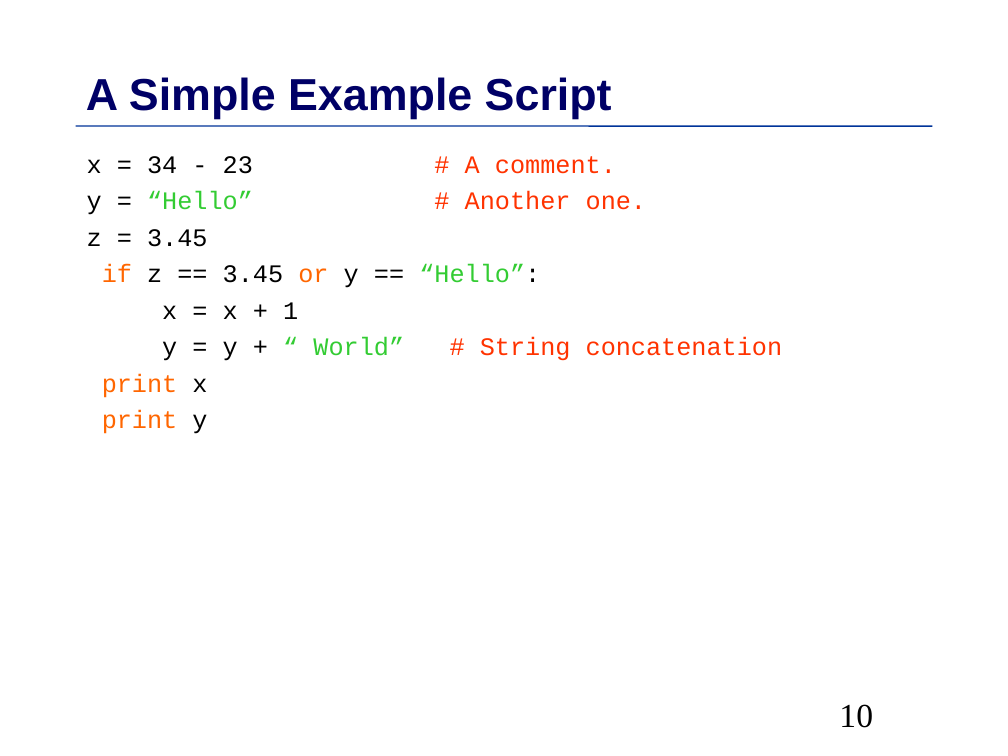
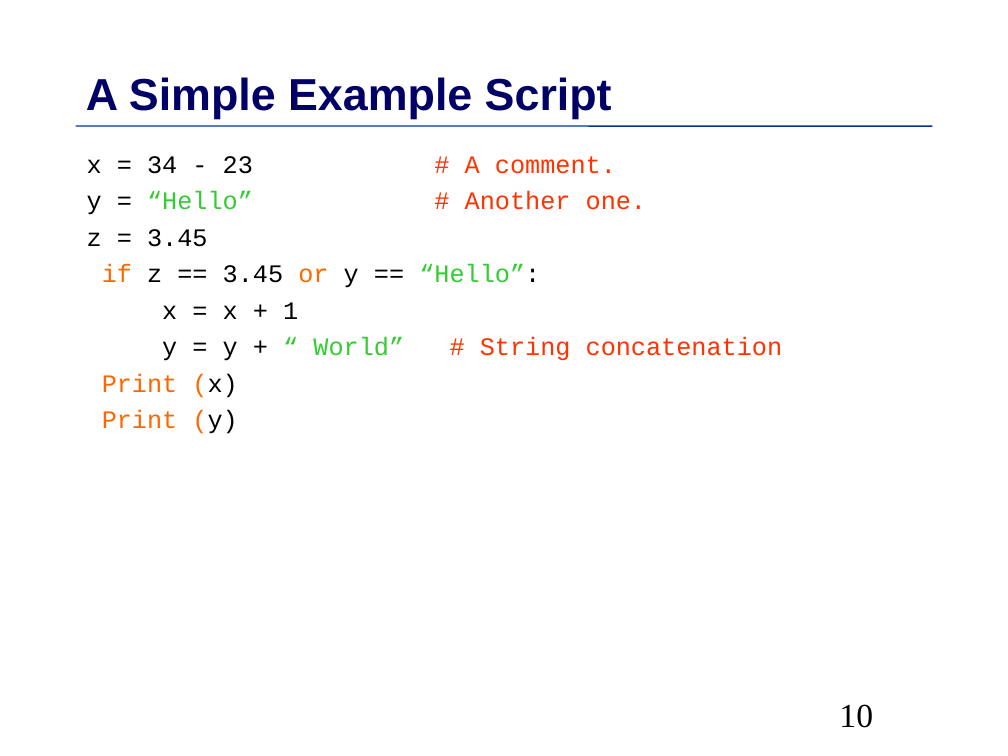
Before and after one commit to MPIDS/Python-Course, a slide deck: slide 10 of 01-basics/Talk/Python-Introduction.odp. Drawn at 1008x756 pixels with LibreOffice and Linux fonts; fonts in the diff are those of the drawing. Boxes give left, top, right and bottom in pixels: in the first picture for what was removed or moved away, otherwise in the second. Text is boxed around its words. In the diff, an @@ line names an element or a change of style, - is before the commit and + after.

```diff
--- a/01-basics/Talk/Python-Introduction.odp
+++ b/01-basics/Talk/Python-Introduction.odp
@@ text at <box>102,373,237,434</box>: text changed @@
-print x
-print y
+Print (x)
+Print (y)
```
Also in this commit, not shown: 104 other slides changed, 1 slide added, 3 other files.
